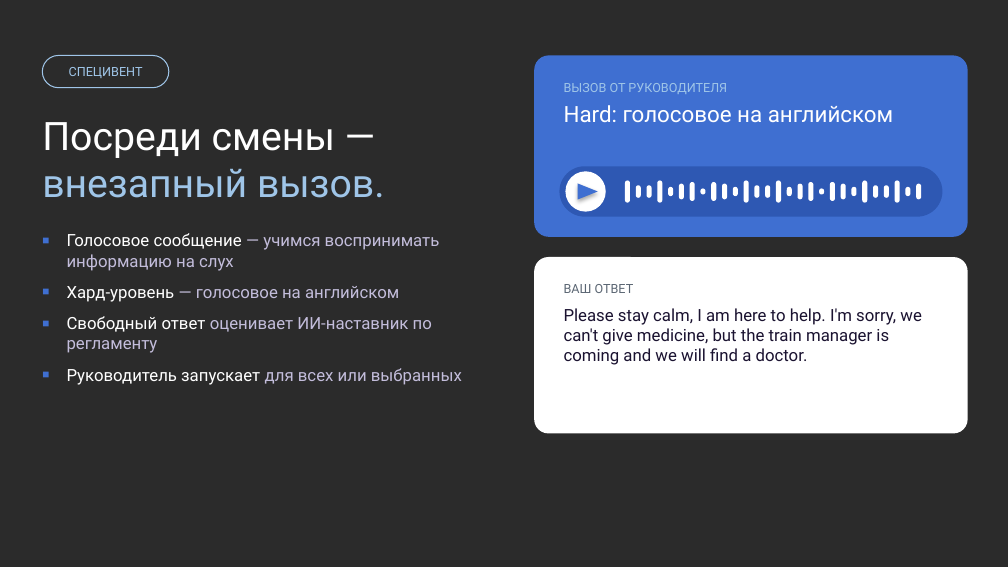
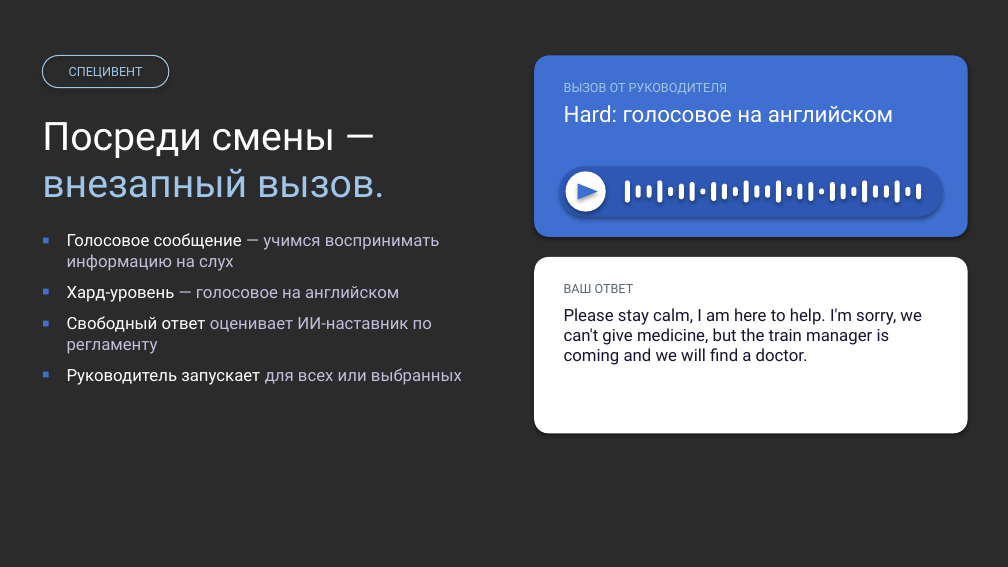
Before and after one commit to tuhlopuz1/mosgortrans-presentation, a slide deck: slide 6 of Магистраль 400 — финал.pptx. Drawn at 1008x567 pixels with LibreOffice and Linux fonts; fonts in the diff are those of the drawing; background and template pictures are left out; a plain dark background stands for a picture behind light text. Boxes give left, top, right and bottom in pixels: in the first picture for what was removed or moved away, otherwise in the second. Text is boxed around its words. In the diff, an @@ line names an element or a change of style, - is before the commit and + after.

```diff
--- a/Магистраль 400 — финал.pptx
+++ b/Магистраль 400 — финал.pptx
@@ shadow on in 32 elements at [534,55,968,237], [534,257,968,433], [559,166,942,217], [565,171,606,212], [625,180,630,203], [636,185,641,198], [646,185,651,198], [657,180,662,203], [668,186,673,196], [679,183,684,200], [689,182,695,202], [701,188,706,195], [712,182,717,202], [722,183,727,200], [733,186,738,196], [744,180,749,203], [754,185,759,198], [765,185,770,198], [776,180,781,203], [797,183,802,200], [808,182,813,202], [820,188,825,195], [830,182,835,202], [841,183,846,200], [852,186,857,196], [862,180,867,203], [873,185,878,198], [884,185,889,198], [895,180,900,203], [905,186,910,196], [916,183,921,200], [787,186,792,196] @@
```
Also in this commit, not shown: 12 other slides changed, 1 other file.
